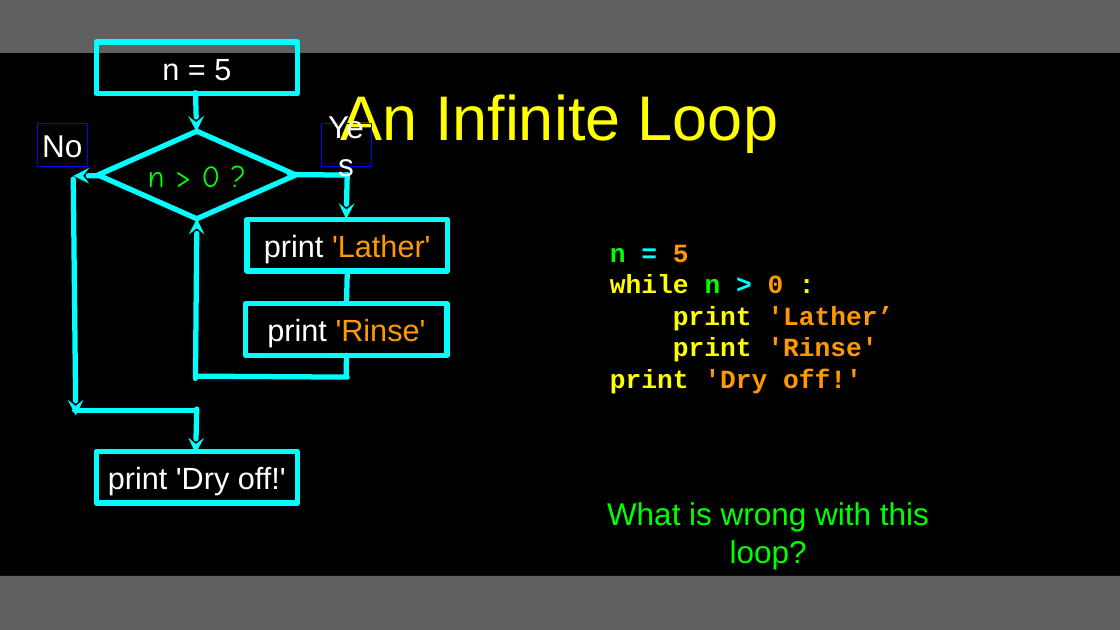
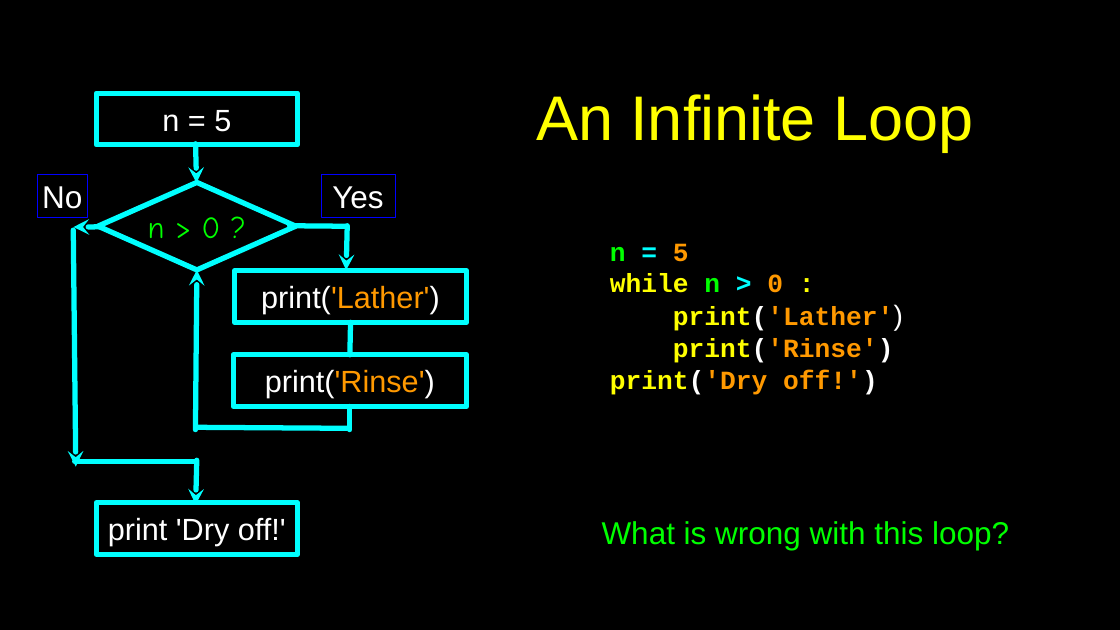
Before and after one commit to csev/py4e, a slide deck: slide 3 of lectures3/Pythonlearn-05-Iterations.pptx. Drawn at 1120x630 pixels with LibreOffice and Linux fonts; fonts in the diff are those of the drawing. Boxes give left, top, right and bottom in pixels: in the first picture for what was removed or moved away, otherwise in the second. Text is boxed around its words. In the diff, an @@ line names an element or a change of style, - is before the commit and + after.

```diff
--- a/lectures3/Pythonlearn-05-Iterations.pptx
+++ b/lectures3/Pythonlearn-05-Iterations.pptx
@@ rectangle removed at [0,0,1120,53] @@
@@ title "An Infinite Loop": place and size @@
-title "An Infinite Loop" at [341,94,778,152]
+title "An Infinite Loop" at [536,94,973,152]
@@ rectangle "Yes": place and size @@
-rectangle "Yes" at [321,123,371,166]
+rectangle "Yes" at [321,174,396,217]
@@ rectangle "print('Lather')": place and size @@
-rectangle "print('Lather')" at [247,220,447,271]
+rectangle "print('Lather')" at [234,271,466,323]
@@ text in rectangle at [261,285,440,314]: text changed @@
-print 'Lather'
+print('Lather')
@@ line moved from (347, 271) - (346, 304) to (350, 323) - (350, 355) @@
@@ text at [610,307,894,395]: text changed @@
-print 'Lather’
-print 'Rinse'
-print 'Dry off!'
+print('Lather')
+print('Rinse')
+print('Dry off!')
@@ rectangle "print('Rinse')": place and size @@
-rectangle "print('Rinse')" at [246,304,447,355]
+rectangle "print('Rinse')" at [233,355,466,406]
@@ text in rectangle at [265,369,435,398]: text changed; text colour #FF9900 to #FFFFFF @@
-print 'Rinse'
+print('Rinse')
@@ line moved from (346, 355) - (346, 376) to (350, 406) - (350, 430) @@
@@ 6 arrows, 3 rectangles, 3 lines, 1 diamond: place and size @@
-6 arrows, 3 rectangles, 3 lines, 1 diamond at [37,42,347,503]
+6 arrows, 3 rectangles, 3 lines, 1 diamond at [37,93,347,554]
@@ text "What is wrong with this ..." rewrapped from [607,502,929,569] to [602,521,1009,550] @@
@@ rectangle at [0,576,1120,630]: fill #606060 to #000000 @@
```
Also in this commit, not shown: 51 other slides changed, 5 other files.
